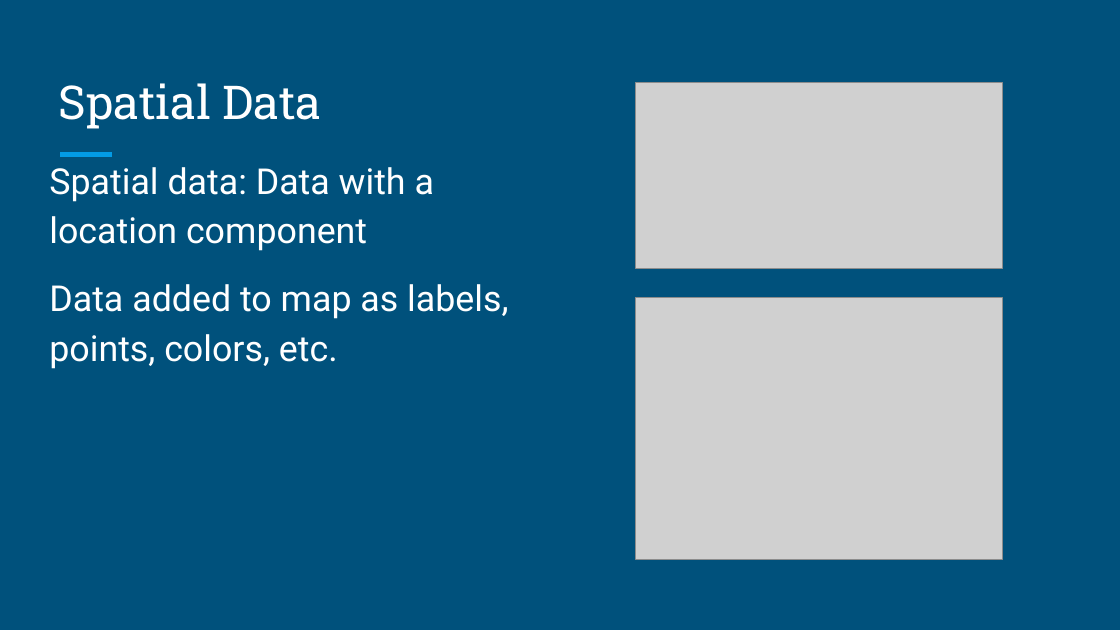
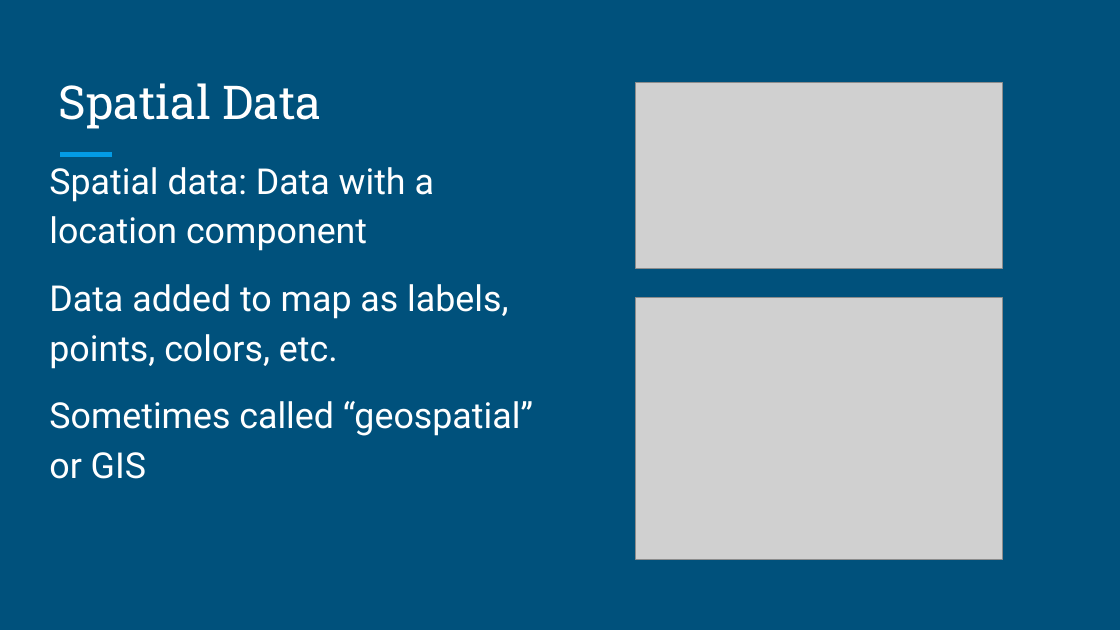
Before and after one commit to rjwrobel86/Python4Statistics, a slide deck: slide 24 of Stuff For Class/Slides/Organizing & Visualizing Data.pptx. Drawn at 1120x630 pixels with LibreOffice and Linux fonts; fonts in the diff are those of the drawing; grey boxes stand for pictures. Boxes give left, top, right and bottom in pixels: in the first picture for what was removed or moved away, otherwise in the second. Text is boxed around its words. In the diff, an @@ line names an element or a change of style, - is before the commit and + after.

```diff
--- a/Stuff For Class/Slides/Organizing & Visualizing Data.pptx
+++ b/Stuff For Class/Slides/Organizing & Visualizing Data.pptx
@@ text at [49, 401, 533, 479]: paragraph added @@
+Sometimes called “geospatial” or GIS
```
Also in this commit, not shown: 5 other slides changed, 5 slides added, 34 other files.
